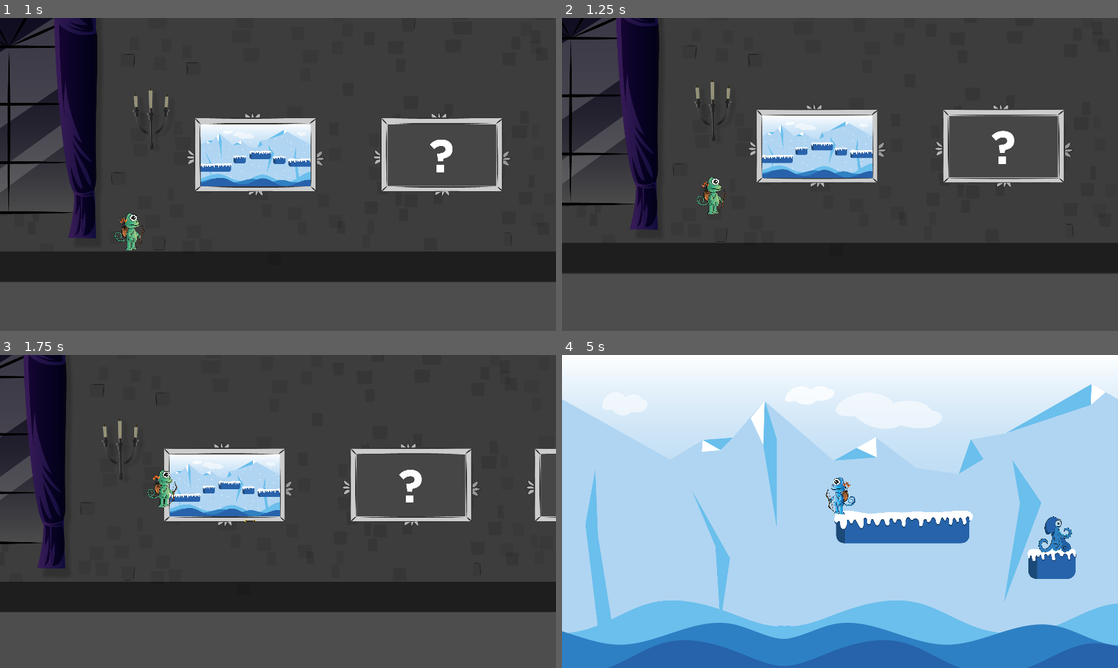
Above: before the commit, frames 1-4 (two rows, left to right).
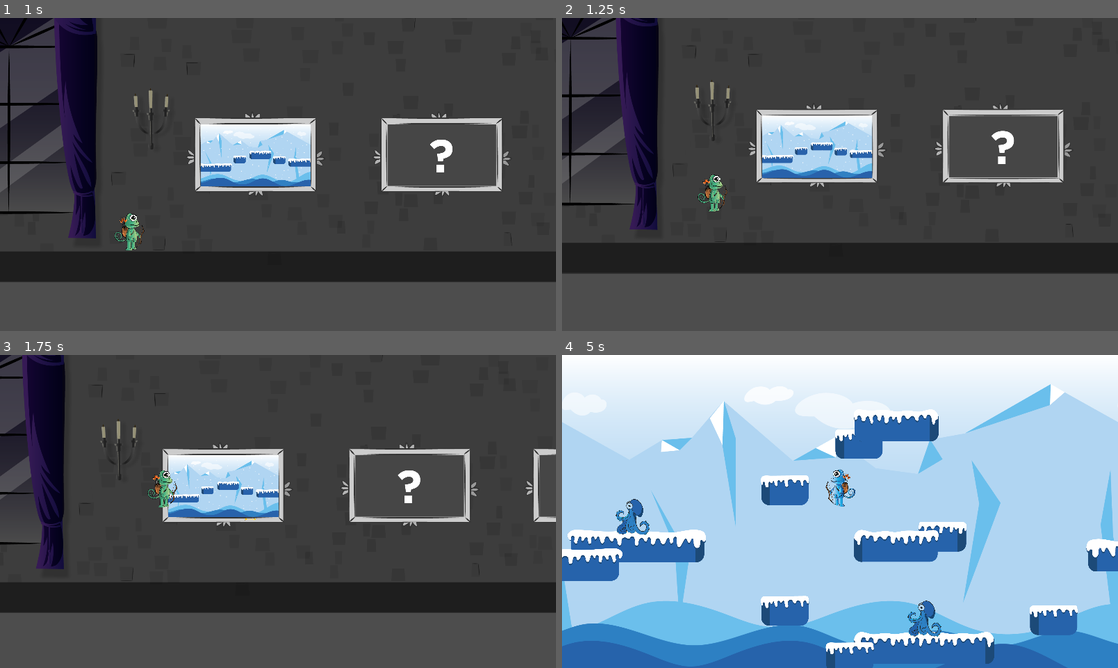
Above: after the commit, the same moments.

Repository: Elracoon/chameleon
Game: Godot game, scene res://scene chateau/scene_chateau.tscn
Two runs of this game, one before a commit and one after it. Both use one fixed random seed, a clock stepped at 60 frames per second and the inputs below.
Inputs:
- Up to frame 1 (1 s): hold D (move_right) from 0.53 s (still down); tap W (jump) at 0.6, 0.77 s
- Up to frame 2 (1.25 s): keep holding D (move_right); tap W (jump) at 1.07 s
- Up to frame 3 (1.75 s): keep holding D (move_right); tap Space (fire_bullet) at 1.35 s; tap W (jump) at 1.52, 1.55 s
- Up to frame 4 (5 s): tap W (jump) at 1.82, 2.3, 2.85, 3.02, 3.32, 3.77, 3.8, 4.07, 4.52, 4.55, 4.82 s; release D (move_right) at 2.03 s; hold A (move_left) 2.03-2.78 s; tap E (interagir) at 2.1, 4.25, 4.35 s; hold D (move_right) 2.78-4.28 s; tap Space (fire_bullet) at 3.6 s; hold A (move_left) from 4.28 s (still down)

Frame 1 is identical in both runs. In frame 2, 1.0% of the frame differs, in the area x 1-92%, y 0-67%; in frame 3, 3.3%; in frame 4, 32%, in the area x 0-100%, y 9-100%.
Error before the commit: Attempt to call function 'play' in base 'null instance' on a null instance. (res://code/player.gd:29)

Commit message:
trailer

Diff:
--- a/code/player.gd
+++ b/code/player.gd
@@ -26,7 +26,6 @@
 	# Handle Jump.
 	if Input.is_action_just_pressed("jump") and is_on_floor():
 		velocity.y = JUMP_VELOCITY
-		$AudioStreamPlayer2D2.play()
 		$AnimatedSprite2D.play("jump")
 
 
--- a/scene platform/bullet.tscn
+++ b/scene platform/bullet.tscn
@@ -1,16 +1,16 @@
 [gd_scene load_steps=5 format=3 uid="uid://8mb56bln5e0w"]
 
 [ext_resource type="Script" path="res://code/bullet.gd" id="1_g7lfx"]
-[ext_resource type="Texture2D" uid="uid://cer2d24rbn8b0" path="res://img/Flèche_foudre.png" id="2_2tsuo"]
+[ext_resource type="Texture2D" path="res://img/Fleche_foudre.png" id="2_852lh"]
 
 [sub_resource type="SpriteFrames" id="SpriteFrames_67pyh"]
 animations = [{
 "frames": [{
 "duration": 1.0,
-"texture": ExtResource("2_2tsuo")
+"texture": ExtResource("2_852lh")
 }, {
 "duration": 1.0,
-"texture": ExtResource("2_2tsuo")
+"texture": ExtResource("2_852lh")
 }],
 "loop": true,
 "name": &"shoot",
--- a/scene platform/node_2d.tscn
+++ b/scene platform/node_2d.tscn
@@ -83,6 +83,7 @@
 [node name="Node2D" type="Node2D"]
 
 [node name="player" parent="." instance=ExtResource("1_0s2s7")]
+position = Vector2(4539, 537)
 
 [node name="TileMap" type="TileMap" parent="."]
 scale = Vector2(0.5, 0.5)
@@ -155,9 +156,15 @@
 centered = false
 
 [node name="Camera2D" type="Camera2D" parent="."]
-position = Vector2(963, 539)
+position = Vector2(961, 537)
 process_callback = 0
 script = SubResource("GDScript_tsh5i")
 
 [node name="Pieuvre" parent="." instance=ExtResource("20_b61l3")]
-position = Vector2(914, 628)
+position = Vector2(5533, 508)
+
+[node name="Pieuvre2" parent="." instance=ExtResource("20_b61l3")]
+position = Vector2(4669, 898)
+
+[node name="Pieuvre3" parent="." instance=ExtResource("20_b61l3")]
+position = Vector2(3661, 545)
